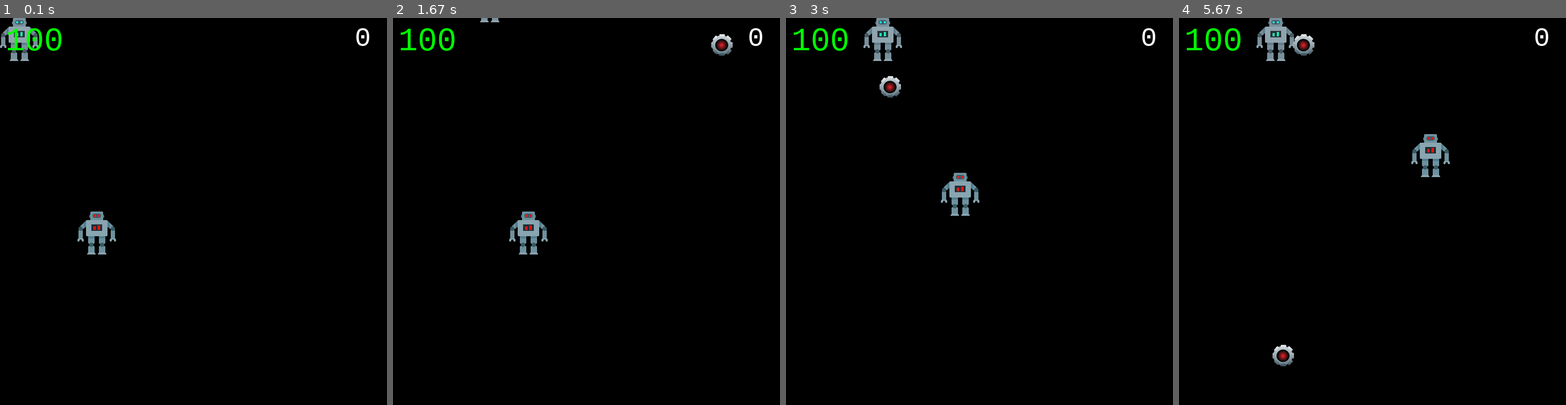
Above: before the commit, frames 1-4 (left to right).
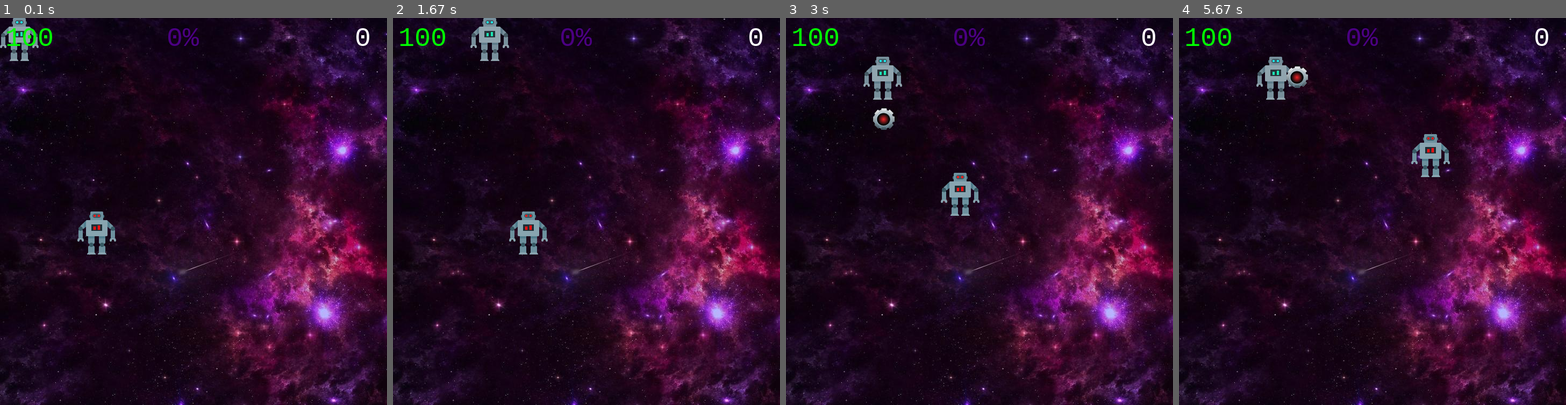
Above: after the commit, the same moments.

Repository: uniqueVlados/robot_pygame_in_oop
Game: pygame game, started from pygame_robots.py
Same seed, same stepped clock (60 frames per second), same inputs: the game is played once before the commit and once after it.
Inputs:
- Up to frame 1 (0.1 s): type "1 (at the terminal prompt)" at 0 s
- Up to frame 2 (1.67 s): hold D 0.33-0.8 s; hold Right 0.33-0.8 s; hold Right 0.83-1.3 s; hold D 0.83-1.3 s; hold Up 1.33-1.63 s; hold W 1.33-1.63 s
- Up to frame 3 (3 s): hold Right 1.67-2.13 s; hold D 1.67-2.13 s; hold Left 2.17-2.7 s; hold A 2.17-2.7 s; hold Down from 2.73 s (still down); hold S from 2.73 s (still down)
- Up to frame 4 (5.67 s): release Down at 3.03 s; release S at 3.03 s; hold Left 3.07-3.47 s; hold A 3.07-3.47 s; hold Up 3.5-3.87 s; hold W 3.5-3.87 s; hold Right 3.9-4.53 s; hold D 3.9-4.53 s; hold Down 4.57-4.93 s; hold S 4.57-4.93 s; hold Left 4.97-5.43 s; hold A 4.97-5.43 s; hold Right from 5.47 s (still down); hold D from 5.47 s (still down)

The runs differ from the first frame. In frame 1, 64% of the frame differs, in the area x 0-100%, y 0-100%; in frame 2, 65%; in frame 3, 66%; in frame 4, 65%.

Commit message:
-- fix bug with collision robotAttack -- shot isn't available until the last one is gone -- add super shot -- add energy scale for super shot -- our robot can not go outside the field -- add win/lose back -- edit readme and text output to console from readme -- add class SuperShot_holder -- got better OOP style

Diff:
--- a/dead_holder.py
+++ b/dead_holder.py
@@ -1,5 +1,6 @@
 import pygame
 from pygame.color import THECOLORS
+from screen import Screen
 
 
 class DeadHolder:
@@ -13,5 +14,4 @@
 
     def update(self, screen):
         text = self.font.render(str(self.robot_link.get_hit()), True, THECOLORS["white"])
-        WIDTH, HEIGHT = screen.get_size()
-        screen.blit(text, (WIDTH - 60, 10))
+        screen.blit(text, ( Screen.WIDTH - 60, 10))
--- a/health_holder.py
+++ b/health_holder.py
@@ -4,7 +4,7 @@
 
 class HealthHolder:
     def __init__(self, robot):
-        self.font = pygame.font.SysFont('couriernew', 60)
+        self.font = pygame.font.SysFont('couriernew', 50)
         self.robot_link = robot
 
     @property
--- a/pygame_robots.py
+++ b/pygame_robots.py
@@ -6,45 +6,49 @@
 from robotAttack import RobotAttack
 from health_holder import HealthHolder
 from shot import Shot
-
+from screen import Screen
+from superShot_holder import SuperShot_holder
 
 # -----------FUNCTION------------------------
 def check_final(robot, robotAttack_list):
     if robot.get_health() <= 0:
+        Robot.IS_DEAD = True
+        Screen.is_final_scene = True
+        screen.blit(lose_img, (0, 0))
         font = pygame.font.SysFont('couriernew', 100)
         text = font.render(str('YOU DEAD'), True, THECOLORS['red'])
-        screen.blit(text, (WIDTH // 2 - 250, 100))
+        screen.blit(text, (Screen.WIDTH // 2 - 250, 100))
     elif len(robotAttack_list) == 0 and robot.get_health() > 0:
+        Screen.is_final_scene = True
+        screen.blit(win_img, (0, 0))
         font = pygame.font.SysFont('couriernew', 100)
         text = font.render(str('YOU WIN'), True, THECOLORS['green'])
-        screen.blit(text, (WIDTH // 2 - 250, 100))
+        screen.blit(text, (Screen.WIDTH // 2 - 200, 100))
 
-
-# -------------------------------------------
-
-
-# ------CONST---------------------
-WIDTH = 720
-HEIGHT = 720
-
-# --------------------------------
 
 # ------IMAGE---------------------
 robot_img = pygame.image.load("img/robot.png")
 robotAttack_img = pygame.image.load("img/robotAttack.png")
 shot_img = pygame.image.load("img/shot.png")
+back_img = pygame.image.load("img/back.jpeg")
+win_img = pygame.image.load("img/win.jpeg")
+lose_img = pygame.image.load("img/lose.jpg")
 # --------------------------------
 
 # ------VAR-----------------------
 robotAttack_list = []
 # --------------------------------
 
-count_robotAttack = int(input("Сколько врагов создать? "))
+with open("readme.md", "r", encoding="utf-8") as info:
+    info_text = info.read().replace("\n\n", "\n")
+    print(info_text)
+
+count_robotAttack = int(input("\nСКОЛЬКО РОБОТОВ СОЗДАТЬ? "))
 
 # ------PYGAME--------------------
 pygame.init()
 clock = pygame.time.Clock()
-screen = pygame.display.set_mode((WIDTH, HEIGHT))
+screen = pygame.display.set_mode((Screen.WIDTH, Screen.HEIGHT))
 pygame.display.set_caption("ROBOTS")
 pygame.display.set_icon(robotAttack_img)
 # --------------------------------
@@ -54,7 +58,6 @@
 RobotAttack.create_robotAttack(robotAttack_list, robotAttack_img, screen, robot)
 health_holder = HealthHolder(robot)
 dead_holder = DeadHolder(robot)
-# shot = Shot(robot, shot_img)
 shoots = []
 # -------------------------------------------
 
@@ -68,25 +71,34 @@
             if event.key in [pygame.K_a, pygame.K_w, pygame.K_d, pygame.K_s]:
                 robot.move(chr(event.key))
 
-            elif event.key in [pygame.K_RIGHT, pygame.K_LEFT, pygame.K_UP, pygame.K_DOWN]:
+            elif event.key in [pygame.K_RIGHT, pygame.K_LEFT, pygame.K_UP, pygame.K_DOWN] and len(shoots) == 0:
                 shoots.append(Shot(robot, shot_img, event.key, screen))
 
-    screen.fill((0, 0, 0))
+            elif event.key == pygame.K_SPACE and len(shoots) == 0 and SuperShot_holder.is_superShot:
+                SuperShot_holder.is_superShot = False
+                SuperShot_holder.shot = 0
+                for k in [pygame.K_RIGHT, pygame.K_LEFT, pygame.K_UP, pygame.K_DOWN]:
+                    shoots.append(Shot(robot, shot_img, k, screen))
+
+    if not Screen.is_final_scene:
+        screen.blit(back_img, (0, 0))
 
     robot.update(screen)
     health_holder.update(screen)
     dead_holder.update(screen)
+    SuperShot_holder.update(screen)
 
     for shot in shoots[::-1]:
         if not shot.is_active:
             shoots.remove(shot)
         else:
             shot.update()
-            robot.robotAttack_collision(robotAttack_list, shot)
+            robot.robotAttack_collision(robotAttack_list, robot, shot)
+    robot.robotAttack_collision(robotAttack_list, robot)
 
     check_final(robot, robotAttack_list)
+    if Robot.IS_DEAD:
+        RobotAttack.delete_robotAttack(robotAttack_list)
     RobotAttack.diff_move(robotAttack_list, screen)
-    # print(robot.pos)
-    # print(robotAttack_list)
     clock.tick(60)
     pygame.display.update()
--- a/robot.py
+++ b/robot.py
@@ -1,8 +1,9 @@
-from pygame import Vector2
-
+from screen import Screen
+from superShot_holder import SuperShot_holder
 
 class Robot:
     SIZE = 72
+    IS_DEAD = False
 
     def __init__(self, pos, robot_img, count_robotAttack, health=100):
         self.pos_x, self.pos_y = pos[0], pos[1]
@@ -29,19 +30,19 @@
         return self.hit
 
     def move_a(self):
-        if self.health > 0:
+        if self.pos_x > 0:
             self.pos_x -= Robot.SIZE
 
     def move_w(self):
-        if self.health > 0:
+        if self.pos_y > 0:
             self.pos_y -= Robot.SIZE
 
     def move_d(self):
-        if self.health > 0:
+        if self.pos_x < Screen.WIDTH - Robot.SIZE:
             self.pos_x += Robot.SIZE
 
     def move_s(self):
-        if self.health > 0:
+        if self.pos_y < Screen.HEIGHT - Robot.SIZE:
             self.pos_y += Robot.SIZE
 
     def move(self, key):
@@ -50,23 +51,26 @@
                       "s": self.move_s,
                       "d": self.move_d}
 
-        if move_in_direction := directions.get(key):
-            move_in_direction()
+        if self.health > 0:
+            if move_in_direction := directions.get(key):
+                move_in_direction()
 
 
     def get_collison(self, ra, obj):
-        print(f"R: {obj.pos_x, obj.pos_y} A: {ra.pos_x, ra.pos_y}")
         return ra.pos_x <= obj.pos_x <= ra.pos_x + ra.image.get_size()[0] and ra.pos_y <= \
                 obj.pos_y <= ra.pos_y + ra.image.get_size()[1]
 
-    def robotAttack_collision(self, robotAttack_list, shot):
+    def robotAttack_collision(self, robotAttack_list, robot, shot=None):
         for ra in robotAttack_list[::-1]:
-            if self.get_collison(ra, shot):
+            if not (shot is None):
+                if self.get_collison(ra, shot):
+                    robotAttack_list.remove(ra)
+                    self.hit += 1
+                    SuperShot_holder.add_chance()
+                    shot.is_active = False
+
+            if self.get_collison(ra, robot):
                 robotAttack_list.remove(ra)
-                self.hit += 1
-                shot.is_active = False
-
-            elif self.get_collison(ra, self):
-                print("CHECK ROB COL")
-                robotAttack_list.remove(ra)
-                self.health -= 100 // self.count_robotAttack
+                self.health -= 30
+                if self.health < 0:
+                    self.health = 0
--- a/robotAttack.py
+++ b/robotAttack.py
@@ -1,8 +1,6 @@
 from random import randint, choice
-
-import robot
 from robot import Robot
-
+from screen import Screen
 
 class RobotAttack(Robot):
     SPEED_START = 50
@@ -13,18 +11,17 @@
         super().__init__(pos, image, health)
         self.speed = randint(RobotAttack.SPEED_START, RobotAttack.SPEED_END)
         self.counter = 0
-        self.WIDTH, self.HEIGHT = screen.get_size()
         count_robot = None
 
     def check_pos(self):
-        if self.pos_y > self.HEIGHT:
+        if self.pos_y > Screen.HEIGHT:
             self.pos_y = 0
-        if self.pos_x > self.WIDTH:
+        if self.pos_x > Screen.WIDTH:
             self.pos_x = 0
         if self.pos_y < 0:
-            self.pos_y = self.HEIGHT
+            self.pos_y = Screen.HEIGHT
         if self.pos_x < 0:
-            self.pos_x = self.WIDTH
+            self.pos_x = Screen.WIDTH
 
     def move(self):
         neg_pos = choice([1, -1])
@@ -56,8 +53,11 @@
 
     @staticmethod
     def create_robotAttack(robotAttack_list, image, screen, robot):
-        WIDTH, HEIGHT = screen.get_size()
         for i in range(robot.count_robotAttack):
-            robotAttack = RobotAttack((RobotAttack._count_coord(WIDTH),
-                                       RobotAttack._count_coord(HEIGHT)), image, screen)
+            robotAttack = RobotAttack((RobotAttack._count_coord(Screen.WIDTH),
+                                       RobotAttack._count_coord(Screen.HEIGHT)), image, screen)
             robotAttack_list.append(robotAttack)
+
+    @staticmethod
+    def delete_robotAttack(robotAttack_list):
+        robotAttack_list.clear()
--- /dev/null
+++ b/screen.py
@@ -0,0 +1,5 @@
+class Screen:
+    WIDTH = 720
+    HEIGHT = 720
+
+    is_final_scene = False
--- a/shot.py
+++ b/shot.py
@@ -1,11 +1,13 @@
 import pygame
+from robot import Robot
+from screen import Screen
 
 
 class Shot:
     SPEED = 10
 
     def __init__(self, robot, image, side, screen):
-        self.pos_x, self.pos_y = robot.pos[0] + 30, robot.pos[1] + 30
+        self.pos_x, self.pos_y = robot.pos[0] + Robot.SIZE // 4, robot.pos[1] + Robot.SIZE // 4
         self.image = image
         self.is_active = True
         self.counter = 0
@@ -18,15 +20,15 @@
     def set_start_pos(self, robot):
         self.pos_x, self.pos_y = robot.pos[0] + 30, robot.pos[1] + 30
 
-    @property
-    def screen_width(self):
-        width, height = self.screen.get_size()
-        return width
-
-    @property
-    def screen_height(self):
-        width, height = self.screen.get_size()
-        return height
+    # @property
+    # def screen_width(self):
+    #     width, height = self.screen.get_size()
+    #     return width
+    #
+    # @property
+    # def screen_height(self):
+    #     width, height = self.screen.get_size()
+    #     return height
 
     def _move_a(self):
         if self.pos_x > 0:
@@ -41,13 +43,13 @@
             self.is_active = False
 
     def _move_d(self):
-        if self.pos_x < self.screen_width - self.image.get_size()[0]:
+        if self.pos_x < Screen.WIDTH - self.image.get_size()[0]:
             self.pos_x += Shot.SPEED
         else:
             self.is_active = False
 
     def _move_s(self):
-        if self.pos_y < self.screen_height -  self.image.get_size()[1]:
+        if self.pos_y < Screen.HEIGHT -  self.image.get_size()[1]:
             self.pos_y += Shot.SPEED
         else:
             self.is_active = False
--- /dev/null
+++ b/superShot_holder.py
@@ -0,0 +1,37 @@
+import pygame
+from pygame.color import THECOLORS
+from screen import Screen
+
+
+class SuperShot_holder:
+    shot = 0
+    is_superShot = False
+    colors = [(221, 160, 221), (255, 0, 255), (139, 0, 139), (75, 0, 130)]
+
+    @classmethod
+    def add_chance(cls):
+        cls.shot += 24
+
+    @classmethod
+    def set_100_p(cls):
+        if cls.shot >= 100:
+            return True
+        return False
+
+    @classmethod
+    def get_text(cls):
+        color = cls.colors[(cls.shot - 1) // 25]
+        text = pygame.font.SysFont('couriernew', 50).render(str(cls.shot) + "%", True, color)
+        return text
+
+    @classmethod
+    def update(cls, screen):
+        if cls.set_100_p():
+            cls.shot = 100
+        if cls.set_100_p():
+            cls.is_superShot = True
+            cls.shot = 100
+            text_press = pygame.font.SysFont('couriernew', 40).render("PRESS SPACE", True, THECOLORS["red"])
+            screen.blit(text_press, (Screen.WIDTH // 2 - 130, 50))
+
+        screen.blit(cls.get_text(), (Screen.WIDTH // 2 - 50, 10))
Binary file added: img/back.jpeg
Binary file added: img/lose.jpg
Binary file added: img/win.jpeg
Not shown, changed: readme.md
